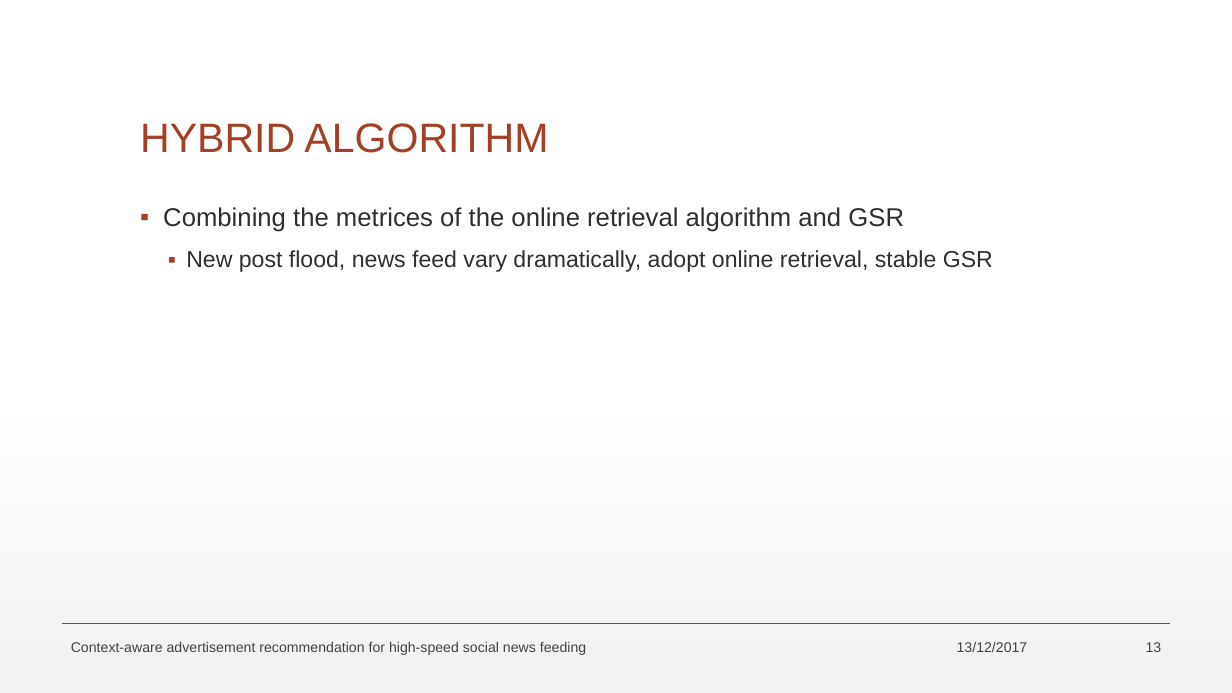
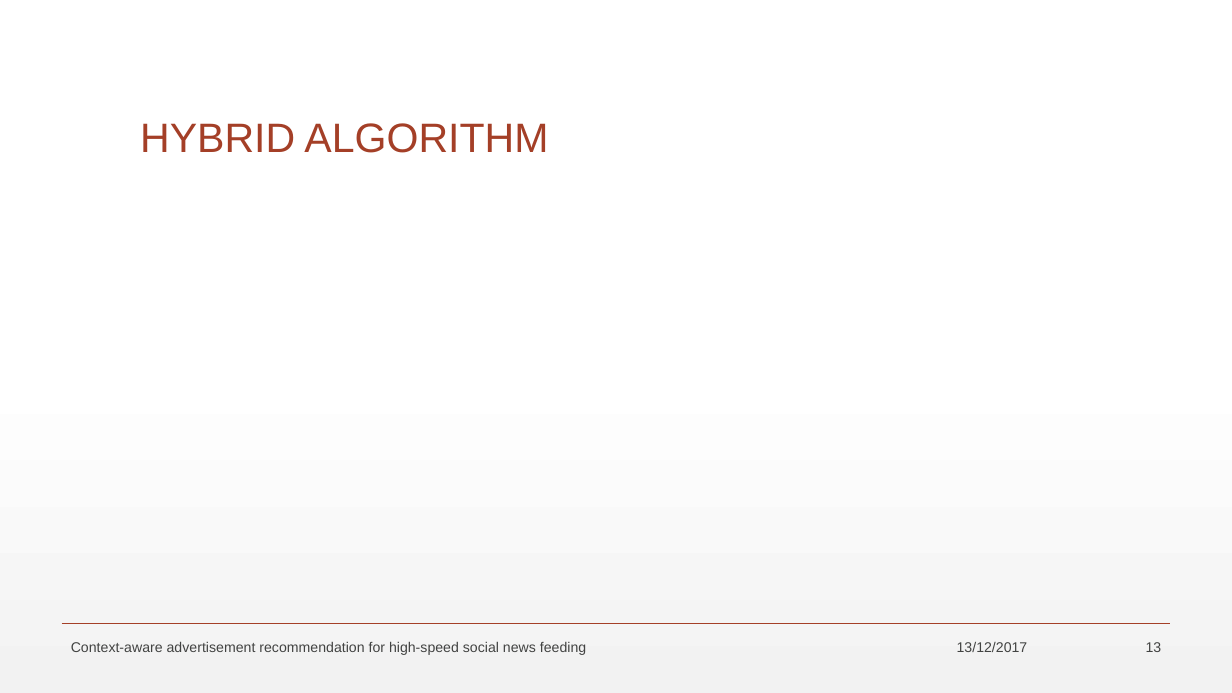
Before and after one commit to maltahan/Seminar, a slide deck: slide 13 of SeminarPresentation.pptx. Drawn at 1232x693 pixels with LibreOffice and Linux fonts; fonts in the diff are those of the drawing; grey boxes stand for pictures. Boxes give left, top, right and bottom in pixels: in the first picture for what was removed or moved away, otherwise in the second. Text is boxed around its words. In the diff, an @@ line names an element or a change of style, - is before the commit and + after.

```diff
--- a/SeminarPresentation.pptx
+++ b/SeminarPresentation.pptx
@@ text removed at (163, 207, 993, 272) @@
-▪ Combining the metrices of the online retrieval algorithm and GSR
-  ▪ New post flood, news feed vary dramatically, adopt online retrieval, stable GSR
```
Also in this commit, not shown: 1 slide added.
